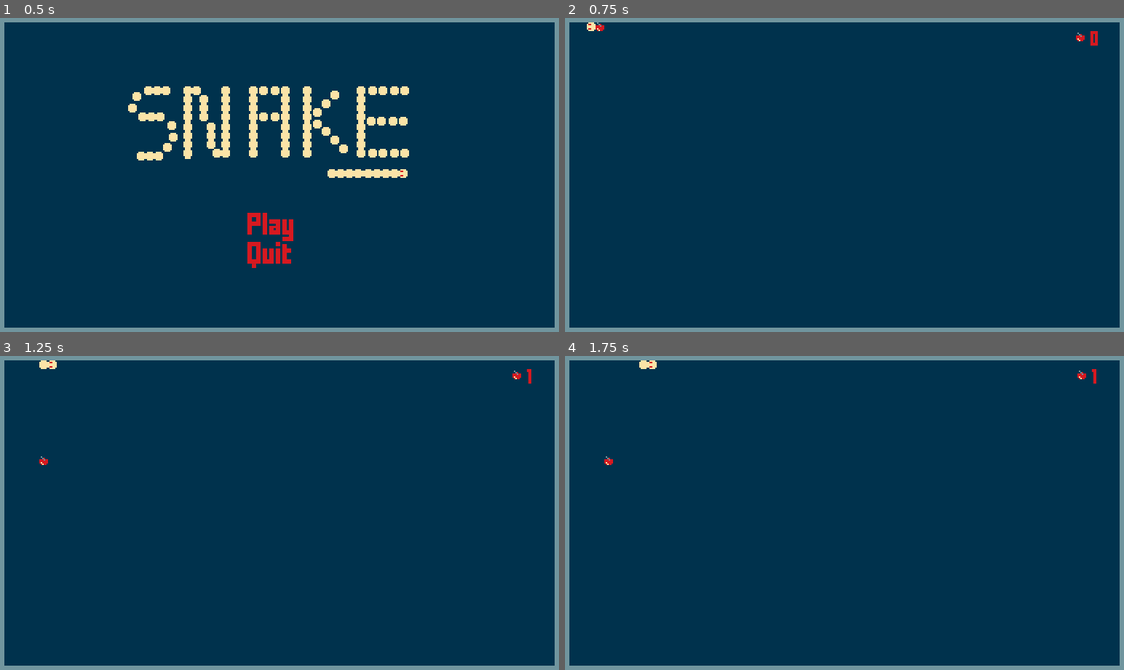
Above: before the commit, frames 1-4 (two rows, left to right).
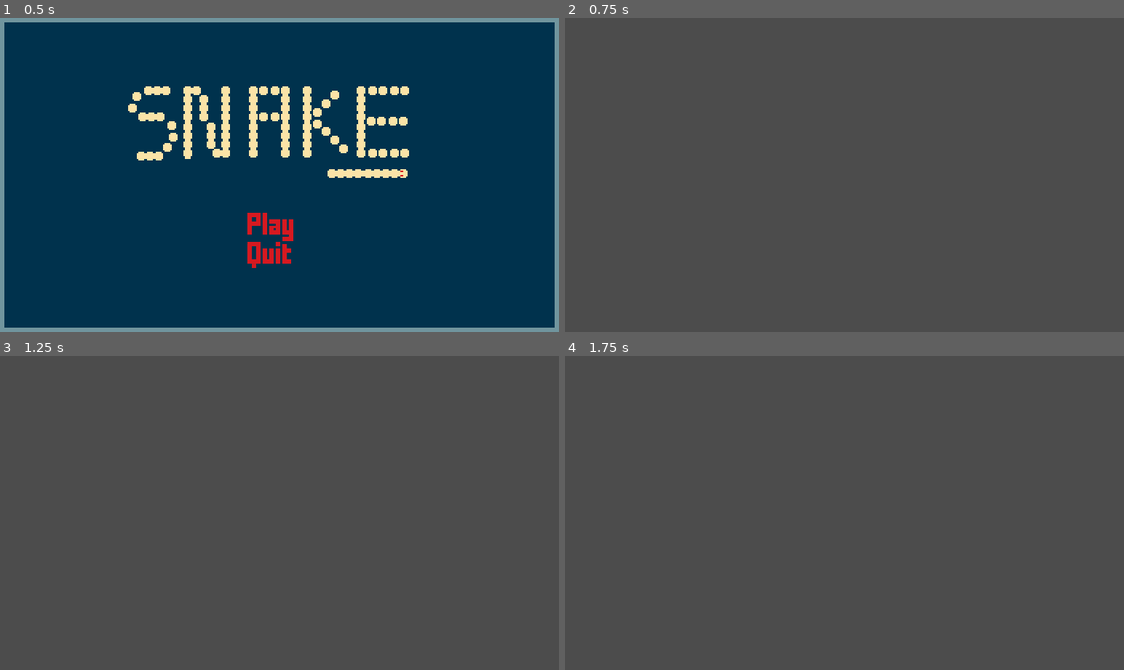
Above: after the commit, the same moments.

Repository: rrebane/godot-snake
Game: Godot game, scene res://scenes/ui/MainMenu.tscn
The game is run twice, just before and just after one commit, with the same random seed, the same clock (stepped at 60 frames per second) and the same inputs.
Inputs:
- Up to frame 1 (0.5 s): no input
- Up to frame 2 (0.75 s): click "Play" at 0.5 s
- Up to frame 3 (1.25 s): no input
- Up to frame 4 (1.75 s): hold Right (ui_right) from 1.28 s (still down)

Frame 1 is identical in both runs. In frame 2, 100% of the frame differs, in the area x 0-100%, y 0-100%; in frame 3, 100%; in frame 4, 100%.
Error after the commit: Parse Error: Can't preload resource at path: res://addons/beehave/blackboard.gd (res://addons/beehave/nodes/beehave_root.gd:5)

Commit message:
WIP on Snake AI

Diff:
--- a/assets/themes/snake_theme.tres
+++ b/assets/themes/snake_theme.tres
@@ -37,5 +37,5 @@
 Label/constants/shadow_as_outline = 0
 Label/constants/shadow_offset_x = 1
 Label/constants/shadow_offset_y = 1
-Label/fonts/font = null
+Label/fonts/font = ExtResource( 2 )
 Label/styles/normal = null
--- /dev/null
+++ b/scenes/CanMove.gd
@@ -0,0 +1,8 @@
+extends ConditionLeaf
+
+export var direction : String = "FORWARD"
+
+func tick(actor, _blackboard):
+	if actor.can_move(direction):
+		return SUCCESS
+	return FAILURE
--- a/scenes/ClassicSnake.gd
+++ b/scenes/ClassicSnake.gd
@@ -15,6 +15,8 @@
 var snake_parts = []
 var cells_visited = []
 var tick_interval = 8 # Snake moves every N frames where N is this value
+
+signal move_completed
 
 ## FRAME COUNTER ##
 var i = 0
@@ -81,6 +83,7 @@
 
 	head.position = new_head_position
 
+	emit_signal("move_completed")
 
 func move_body(snake_parts, previous_head_position):
 	var cells_visited = []
@@ -103,3 +106,119 @@
 	for p in cells_visited:
 		if head.position == p:
 			Events.emit_signal("hit")
+
+func move(direction):
+	if direction == "LEFT":
+		if current_direction == "DOWN":
+			next_scheduled_move = "RIGHT"
+		elif current_direction == "UP":
+			next_scheduled_move = "LEFT"
+		elif current_direction == "LEFT":
+			next_scheduled_move = "DOWN"
+		elif current_direction == "RIGHT":
+			next_scheduled_move = "UP"
+	elif direction == "RIGHT":
+		if current_direction == "DOWN":
+			next_scheduled_move = "LEFT"
+		elif current_direction == "UP":
+			next_scheduled_move = "RIGHT"
+		elif current_direction == "LEFT":
+			next_scheduled_move = "UP"
+		elif current_direction == "RIGHT":
+			next_scheduled_move = "DOWN"
+
+func can_move(direction):
+	var new_position = head.global_position
+
+	if direction == "LEFT":
+		if current_direction == "DOWN":
+			new_position += Vector2(BLOCK_SIDE_LENGTH, 0)
+		elif current_direction == "UP":
+			new_position += Vector2(-BLOCK_SIDE_LENGTH, 0)
+		elif current_direction == "LEFT":
+			new_position += Vector2(0, BLOCK_SIDE_LENGTH)
+		elif current_direction == "RIGHT":
+			new_position += Vector2(0, -BLOCK_SIDE_LENGTH)
+	elif direction == "RIGHT":
+		if current_direction == "DOWN":
+			new_position += Vector2(-BLOCK_SIDE_LENGTH, 0)
+		elif current_direction == "UP":
+			new_position += Vector2(BLOCK_SIDE_LENGTH, 0)
+		elif current_direction == "LEFT":
+			new_position += Vector2(0, -BLOCK_SIDE_LENGTH)
+		elif current_direction == "RIGHT":
+			new_position += Vector2(0, BLOCK_SIDE_LENGTH)
+	elif direction == "FORWARD":
+		if current_direction == "DOWN":
+			new_position += Vector2(0, BLOCK_SIDE_LENGTH)
+		elif current_direction == "UP":
+			new_position += Vector2(0, -BLOCK_SIDE_LENGTH)
+		elif current_direction == "LEFT":
+			new_position += Vector2(-BLOCK_SIDE_LENGTH, 0)
+		elif current_direction == "RIGHT":
+			new_position += Vector2(BLOCK_SIDE_LENGTH, 0)
+	else:
+		return false
+
+	# Check edges
+	if new_position.x < 3 or new_position.x > 381:
+		return false
+	if new_position.y < 3 or new_position.y > 211:
+		return false
+
+	# Check body
+	# TODO
+
+	return true
+
+func fruit_direction():
+	var fruits = get_tree().get_nodes_in_group("Fruit")
+
+	var fruit_direction = null
+
+	for fruit in fruits:
+		var pos = fruit.global_position - head.global_position
+
+		if abs(pos.x) < 6:
+			if pos.y < 0:
+				fruit_direction = "UP"
+			else:
+				fruit_direction = "DOWN"
+			break
+		if abs(pos.y) < 6:
+			if pos.x < 0:
+				fruit_direction = "LEFT"
+			else:
+				fruit_direction = "RIGHT"
+			break
+
+	if current_direction == "DOWN":
+		if fruit_direction == "DOWN":
+			return "FORWARD"
+		elif fruit_direction == "LEFT":
+			return "RIGHT"
+		elif fruit_direction == "RIGHT":
+			return "LEFT"
+	elif current_direction == "UP":
+		if fruit_direction == "UP":
+			return "FORWARD"
+		elif fruit_direction == "RIGHT":
+			return "RIGHT"
+		elif fruit_direction == "LEFT":
+			return "LEFT"
+	elif current_direction == "LEFT":
+		if fruit_direction == "LEFT":
+			return "FORWARD"
+		elif fruit_direction == "UP":
+			return "RIGHT"
+		elif fruit_direction == "DOWN":
+			return "LEFT"
+	elif current_direction == "RIGHT":
+		if fruit_direction == "RIGHT":
+			return "FORWARD"
+		elif fruit_direction == "DOWN":
+			return "RIGHT"
+		elif fruit_direction == "UP":
+			return "LEFT"
+
+	return null
--- /dev/null
+++ b/scenes/FindFruitDirection.gd
@@ -0,0 +1,10 @@
+extends ActionLeaf
+
+func tick(actor, blackboard):
+	var direction = actor.fruit_direction()
+
+	if direction:
+		blackboard.set("fruit_direction", direction)
+		return SUCCESS
+
+	return FAILURE
--- a/scenes/Fruit.tscn
+++ b/scenes/Fruit.tscn
@@ -5,9 +5,7 @@
 [sub_resource type="RectangleShape2D" id=1]
 extents = Vector2( 2, 2 )
 
-[node name="Fruit" type="Area2D" groups=[
-"Fruit",
-]]
+[node name="Fruit" type="Area2D" groups=["Fruit"]]
 
 [node name="Fruit" type="Sprite" parent="."]
 z_index = 1
--- a/scenes/Main.tscn
+++ b/scenes/Main.tscn
@@ -8,6 +8,7 @@
 [ext_resource path="res://assets/themes/snake_theme.tres" type="Theme" id=6]
 [ext_resource path="res://assets/fruit.png" type="Texture" id=7]
 [ext_resource path="res://assets/fonts/FFFFORWA.TTF" type="DynamicFontData" id=8]
+[ext_resource path="res://scenes/SnakeAI.tscn" type="PackedScene" id=9]
 
 [sub_resource type="Animation" id=1]
 resource_name = "show"
@@ -75,6 +76,8 @@
 
 [node name="ClassicSnake" parent="." instance=ExtResource( 1 )]
 position = Vector2( 6, 6 )
+
+[node name="SnakeAI" parent="ClassicSnake" instance=ExtResource( 9 )]
 
 [node name="Fruit" parent="." instance=ExtResource( 4 )]
 position = Vector2( 24, 6 )
@@ -157,4 +160,5 @@
 theme = ExtResource( 6 )
 custom_fonts/font = SubResource( 2 )
 text = "0"
+
 [connection signal="pressed" from="CanvasLayer/TextContainer/HBoxContainer/Button" to="." method="_on_Button_pressed"]
--- /dev/null
+++ b/scenes/MoveAction.gd
@@ -0,0 +1,34 @@
+extends ActionLeaf
+
+export var direction_default : String = "FORWARD"
+export var direction_variable : String = "direction"
+
+var move_started = false
+var move_completed = false
+
+func tick(actor, blackboard):
+	if move_started:
+		return RUNNING
+
+	if not actor.is_connected("move_completed", self, "_move_completed"):
+		actor.connect("move_completed", self, "_move_completed")
+
+	if self.move_completed:
+		self.move_completed = false
+		actor.disconnect("move_completed", self, "_move_completed")
+		return SUCCESS
+
+	var direction = blackboard.get(direction_variable, direction_default)
+
+	if not actor.can_move(direction):
+		return FAILURE
+
+	move_started = true
+	actor.move(direction)
+
+	return RUNNING
+
+func _move_completed():
+	if move_started:
+		move_started = false
+		move_completed = true
--- /dev/null
+++ b/scenes/SetVariableAction.gd
@@ -0,0 +1,8 @@
+extends ActionLeaf
+
+export var variable_name : String = "var"
+export var variable_value : String = "val"
+
+func tick(_actor, blackboard):
+	blackboard.set(variable_name, variable_value)
+	return SUCCESS
--- /dev/null
+++ b/scenes/SnakeAI.tscn
@@ -0,0 +1,70 @@
+[gd_scene load_steps=8 format=2]
+
+[ext_resource path="res://addons/beehave/nodes/beehave_root.gd" type="Script" id=1]
+[ext_resource path="res://addons/beehave/nodes/composites/sequence.gd" type="Script" id=2]
+[ext_resource path="res://scenes/MoveAction.gd" type="Script" id=3]
+[ext_resource path="res://scenes/FindFruitDirection.gd" type="Script" id=4]
+[ext_resource path="res://addons/beehave/nodes/composites/selector.gd" type="Script" id=6]
+[ext_resource path="res://scenes/SetVariableAction.gd" type="Script" id=7]
+[ext_resource path="res://scenes/CanMove.gd" type="Script" id=8]
+
+[node name="SnakeAI" type="Node"]
+script = ExtResource( 1 )
+
+[node name="SelectorComposite" type="Node" parent="."]
+script = ExtResource( 6 )
+
+[node name="SequenceComposite" type="Node" parent="SelectorComposite"]
+script = ExtResource( 2 )
+
+[node name="FindFruitDirection" type="Node" parent="SelectorComposite/SequenceComposite"]
+script = ExtResource( 4 )
+
+[node name="MoveTowardsFruitAction" type="Node" parent="SelectorComposite/SequenceComposite"]
+script = ExtResource( 3 )
+direction_variable = "fruit_direction"
+
+[node name="SearchApple" type="Node" parent="SelectorComposite"]
+script = ExtResource( 2 )
+
+[node name="SelectDirection" type="Node" parent="SelectorComposite/SearchApple"]
+script = ExtResource( 6 )
+
+[node name="CheckForward" type="Node" parent="SelectorComposite/SearchApple/SelectDirection"]
+script = ExtResource( 2 )
+
+[node name="CanMoveForward" type="Node" parent="SelectorComposite/SearchApple/SelectDirection/CheckForward"]
+script = ExtResource( 8 )
+
+[node name="SetDirectionForward" type="Node" parent="SelectorComposite/SearchApple/SelectDirection/CheckForward"]
+script = ExtResource( 7 )
+variable_name = "search_direction"
+variable_value = "FORWARD"
+
+[node name="CheckRight" type="Node" parent="SelectorComposite/SearchApple/SelectDirection"]
+script = ExtResource( 2 )
+
+[node name="CanMoveRight" type="Node" parent="SelectorComposite/SearchApple/SelectDirection/CheckRight"]
+script = ExtResource( 8 )
+direction = "RIGHT"
+
+[node name="SetDirectionRight" type="Node" parent="SelectorComposite/SearchApple/SelectDirection/CheckRight"]
+script = ExtResource( 7 )
+variable_name = "search_direction"
+variable_value = "RIGHT"
+
+[node name="CheckLeft" type="Node" parent="SelectorComposite/SearchApple/SelectDirection"]
+script = ExtResource( 2 )
+
+[node name="CanMoveLeft" type="Node" parent="SelectorComposite/SearchApple/SelectDirection/CheckLeft"]
+script = ExtResource( 8 )
+direction = "LEFT"
+
+[node name="SetDirectionLeft" type="Node" parent="SelectorComposite/SearchApple/SelectDirection/CheckLeft"]
+script = ExtResource( 7 )
+variable_name = "search_direction"
+variable_value = "LEFT"
+
+[node name="MoveAction" type="Node" parent="SelectorComposite/SearchApple"]
+script = ExtResource( 3 )
+direction_variable = "search_direction"
Not shown: 1 places in scenes/Main.tscn that only renumber resources
